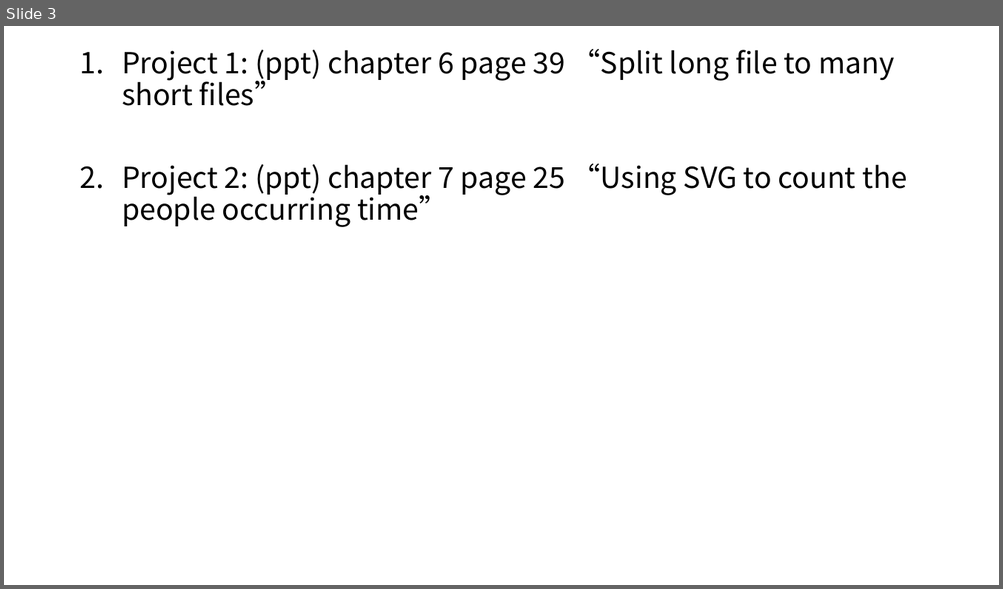
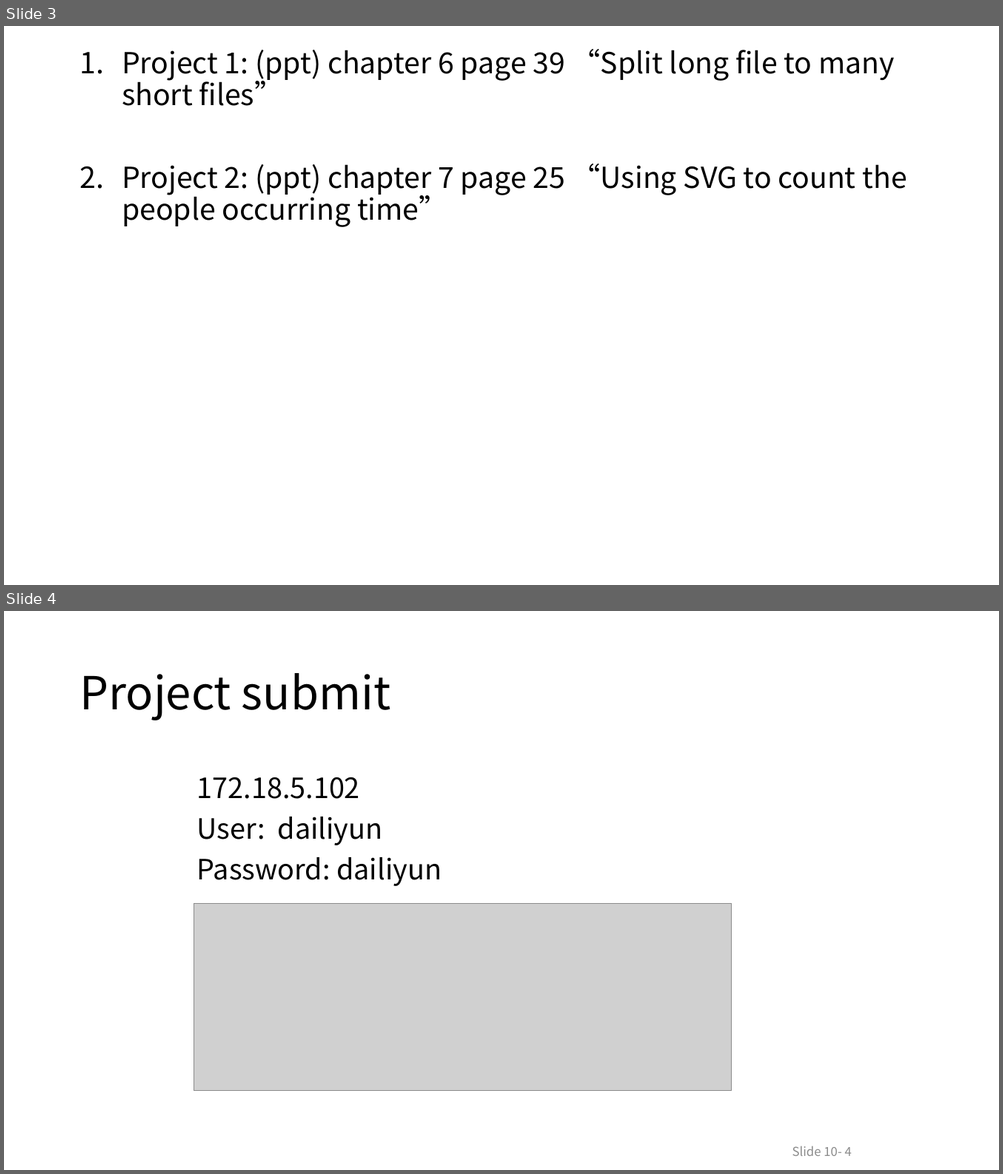
Before and after one commit to djuanbei/CPLUSPLUS, a slide deck: ppt/homework.pptx. Shown one above the other, each under a label of ours: slide 3 before the commit, slides 3 and 4 after it. The pictures are 1003x589 and 1003x1174 pixels, drawn with LibreOffice and Linux fonts; fonts in the diff are those of the drawing; grey boxes stand for pictures. Boxes give left, top, right and bottom in pixels: in the first picture for what was removed or moved away, otherwise in the second. Text is boxed around its words. In the diff, an @@ line names an element or a change of style, - is before the commit and + after.

```diff
--- a/ppt/homework.pptx
+++ b/ppt/homework.pptx
@@ slide 4 added at (4,611,999,1170), background #FFFFFF @@
@@ title added at (79,673,390,721), 44 pt, text #000000 @@
+Project submit
@@ text added at (197,777,441,886), 27 pt, text #000000 @@
+172.18.5.102
+User: dailiyun
+Password: dailiyun
@@ picture added at (193,903,731,1091) @@
@@ page number added at (792,1147,851,1156), 12 pt, text #8C8C8C @@
+Slide 10- 4
```
Also in this commit, not shown: 3 other files.
